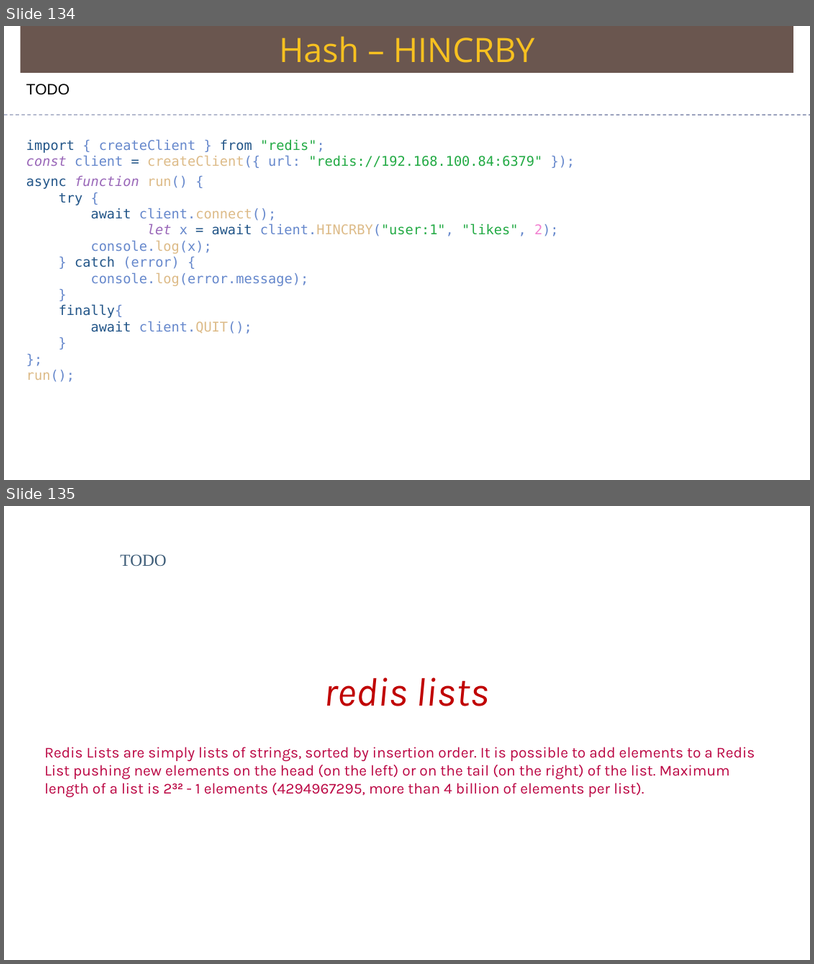
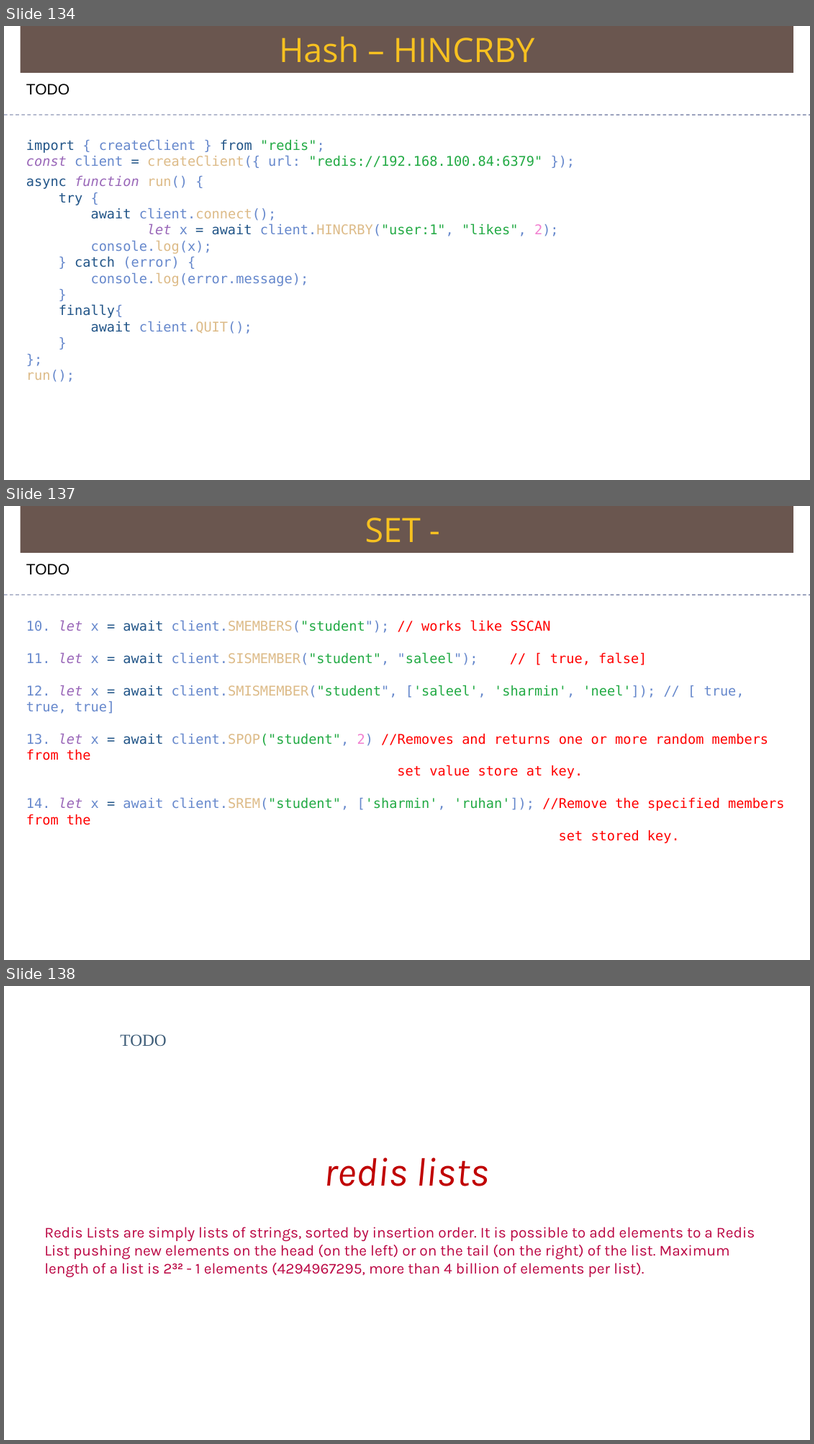
Before and after one commit to Saleel-Bagde/PPT-s, a slide deck: redis Ver2.pptx. Shown one above the other, each under a label of ours: slides 134 and 135 before the commit, slides 134, 137 and 138 after it; the slides between them are not shown. The pictures are 814x964 and 814x1444 pixels, drawn with LibreOffice and Linux fonts; fonts in the diff are those of the drawing. Boxes give left, top, right and bottom in pixels: in the first picture for what was removed or moved away, otherwise in the second. Text is boxed around its words. In the diff, an @@ line names an element or a change of style, - is before the commit and + after.

```diff
--- a/redis Ver2.pptx
+++ b/redis Ver2.pptx
@@ slide 137 added at [4,506,810,960], background #FFFFFF @@
@@ rectangle added at [21,506,794,553], fill #6A5650, 40 pt, text #F7C120 @@
+SET -
@@ text added at [26,564,70,575], 18 pt, text #000000 @@
+TODO
@@ line added from (4, 595) to (810, 595), #6E78A0 0.99 pt dashed @@
@@ text added at [26,620,784,811], 16 pt, text #FF0000 @@
+10. let x = await client.SMEMBERS("student"); // works like SSCAN
+11. let x = await client.SISMEMBER("student", "saleel"); // [ true, false]
+12. let x = await client.SMISMEMBER("student", ['saleel', 'sharmin', 'neel']); // [ true, true, true]
+13. let x = await client.SPOP("student", 2) //Removes and returns one or more random members from the
+set value store at key.
+14. let x = await client.SREM("student", ['sharmin', 'ruhan']); //Remove the specified members from the
+set stored key.
@@ what was slide 135 is now slide 138 @@
```
Also in this commit, not shown: 2 slides changed, 1 other slide added.
